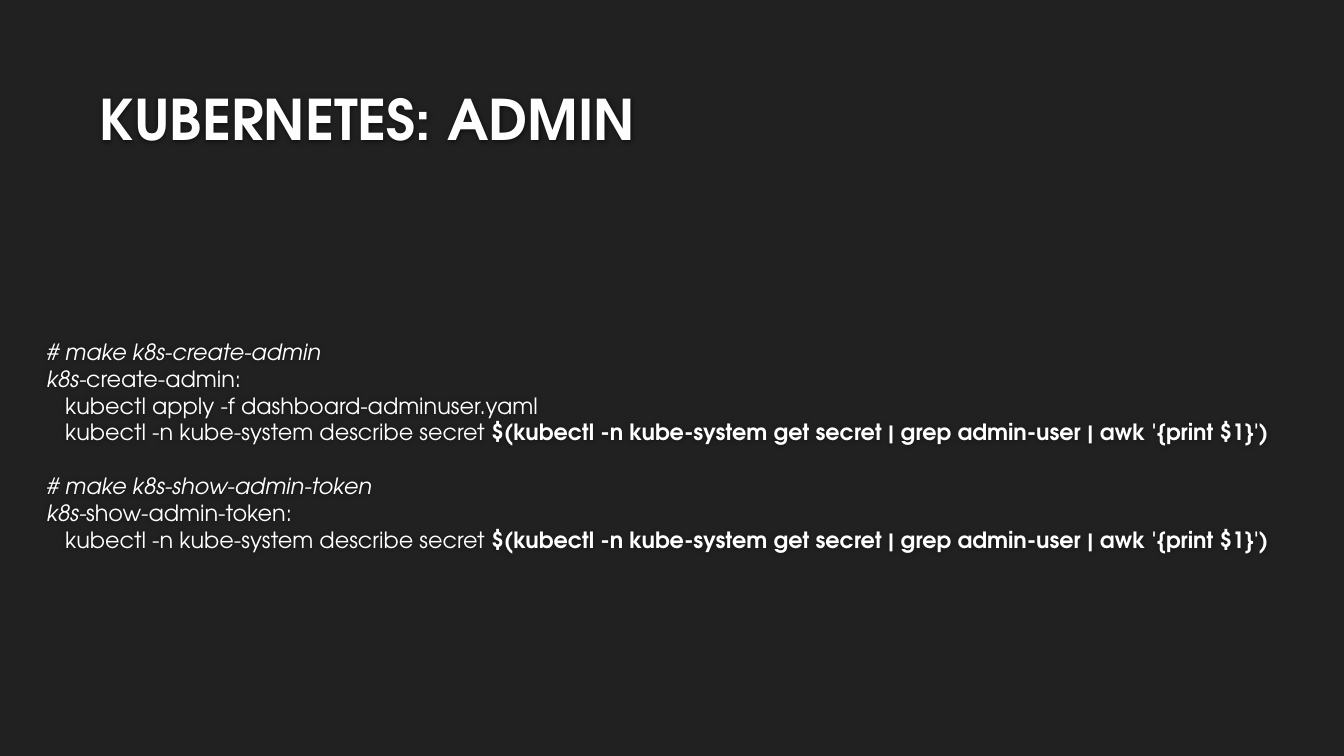
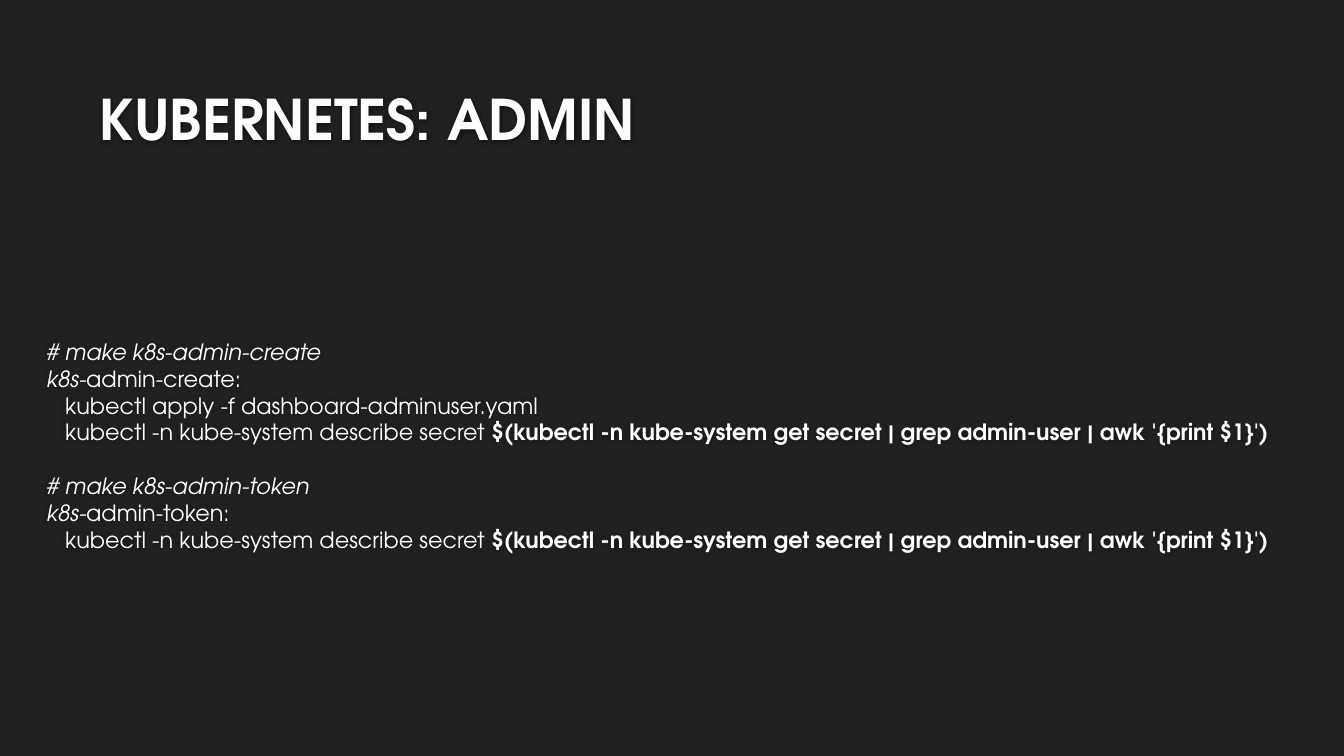
Before and after one commit to bluetechy/NodeJS-Project, a slide deck: slide 18 of Kubernetes Workshop.pptx. Drawn at 1344x756 pixels with LibreOffice and Linux fonts; fonts in the diff are those of the drawing; background and template pictures are left out. Boxes give left, top, right and bottom in pixels: in the first picture for what was removed or moved away, otherwise in the second. Text is boxed around its words. In the diff, an @@ line names an element or a change of style, - is before the commit and + after.

```diff
--- a/Kubernetes Workshop.pptx
+++ b/Kubernetes Workshop.pptx
@@ text at (47,343,1269,554): text changed @@
-# make k8s-create-admin
-k8s-create-admin:
-kubectl apply -f dashboard-adminuser.yaml
-kubectl -n kube-system describe secret $(kubectl -n kube-system get secret | grep admin-user | awk '{print $1}')
-# make k8s-show-admin-token
-k8s-show-admin-token:
-kubectl -n kube-system describe secret $(kubectl -n kube-system get secret | grep admin-user | awk '{print $1}')
+# make k8s-admin-create
+k8s-admin-create:
+kubectl apply -f dashboard-adminuser.yaml
+kubectl -n kube-system describe secret $(kubectl -n kube-system get secret | grep admin-user | awk '{print $1}')
+# make k8s-admin-token
+k8s-admin-token:
+kubectl -n kube-system describe secret $(kubectl -n kube-system get secret | grep admin-user | awk '{print $1}')
```
Also in this commit, not shown: 2 other slides changed, 2 other files.
